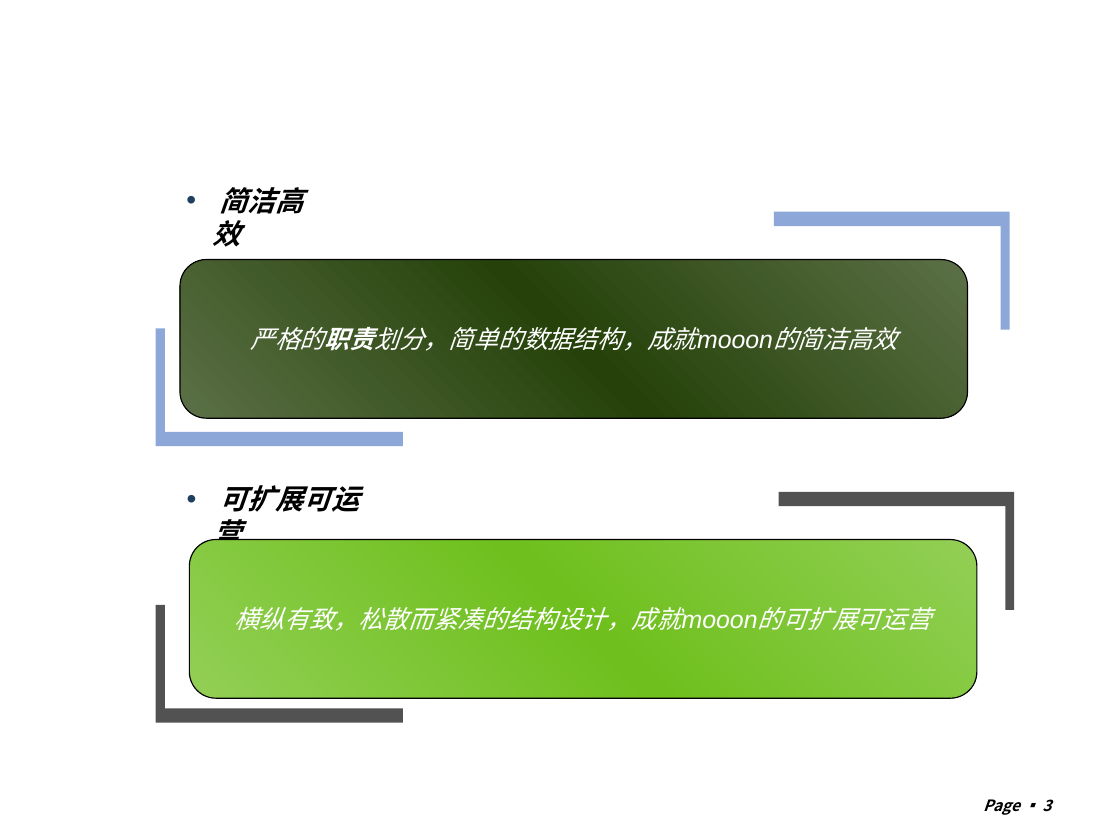
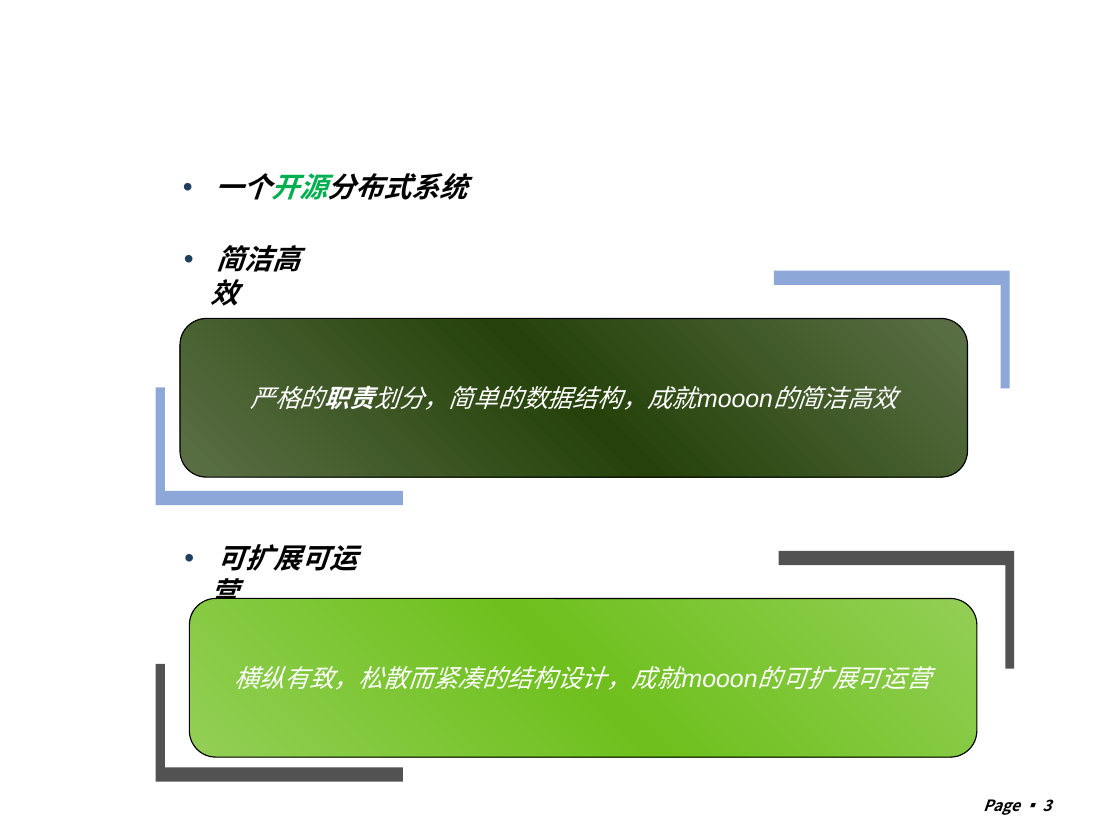
Before and after one commit to shtzr840329/mooon, a slide deck: slide 3 of distributed_platform/docs/mooon.ppt. Drawn at 1120x840 pixels with LibreOffice and Linux fonts; fonts in the diff are those of the drawing; background and template pictures are left out. Boxes give left, top, right and bottom in pixels: in the first picture for what was removed or moved away, otherwise in the second. Text is boxed around its words. In the diff, an @@ line names an element or a change of style, - is before the commit and + after.

```diff
--- a/distributed_platform/docs/mooon.ppt
+++ b/distributed_platform/docs/mooon.ppt
@@ text added at box(216, 173, 468, 200), 18 pt, text #000000, bold, italic @@
+• 一个开源分布式系统
@@ text "简洁高效": place and size @@
-text "简洁高效" at box(213, 187, 303, 247)
+text "简洁高效" at box(210, 245, 301, 306)
@@ 4 freeform shapes, 2 rounded rectangles, 1 text: place and size @@
-4 freeform shapes, 2 rounded rectangles, 1 text at box(156, 212, 1014, 722)
+4 freeform shapes, 2 rounded rectangles, 1 text at box(156, 271, 1014, 782)
```
